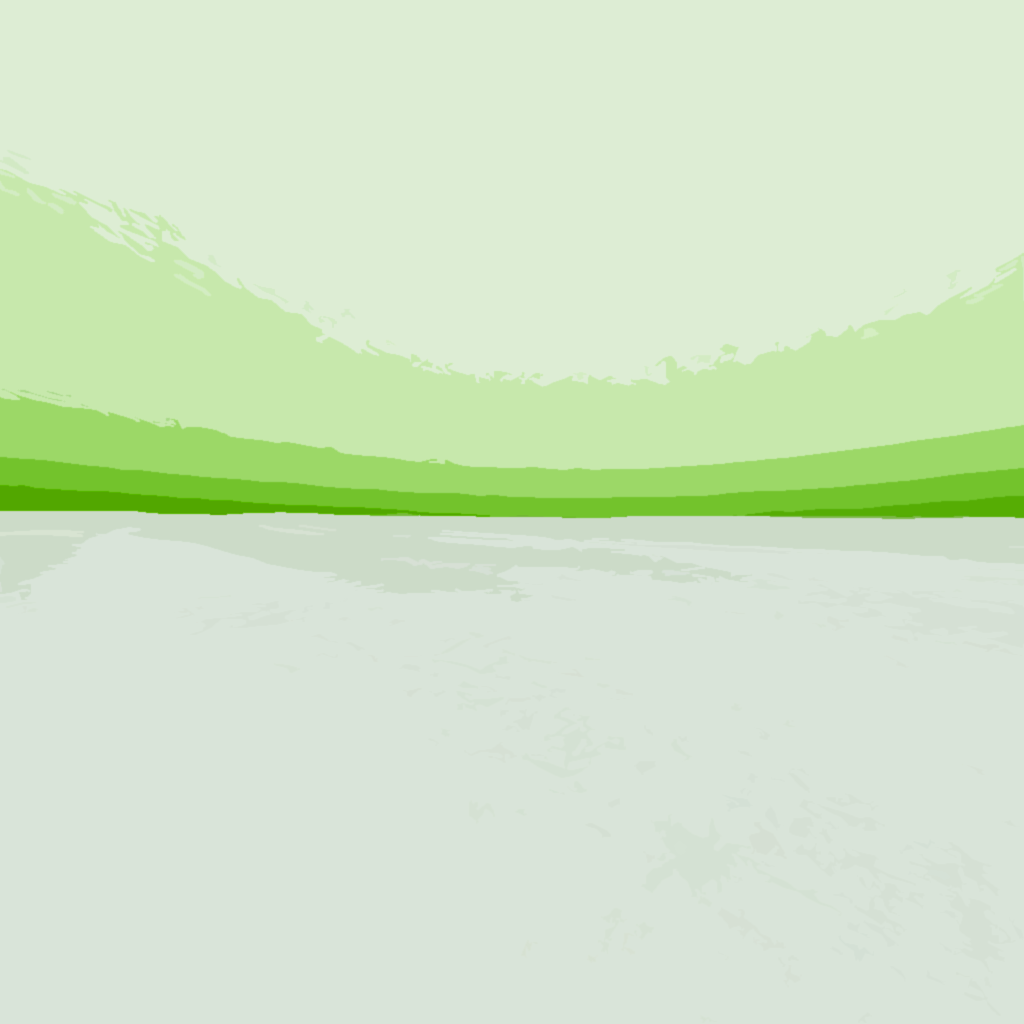
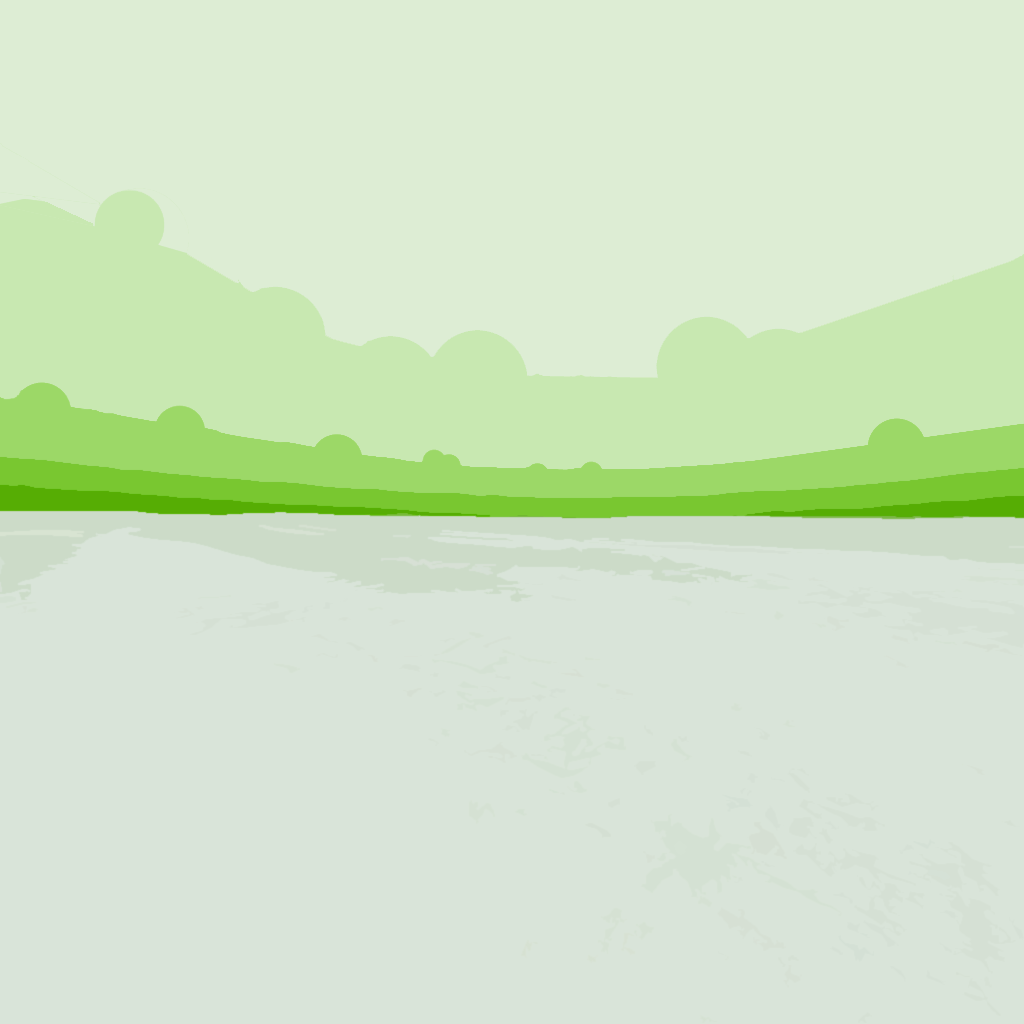
Revision of a layered 1024px x 1024px image; what changed, layer by layer:
added layer "Layer 1 copy" above "Layer 1" over [0, 143, 1024, 518]
added layer "Layer 1" above "Layer 0" over [0, 143, 1024, 488]
